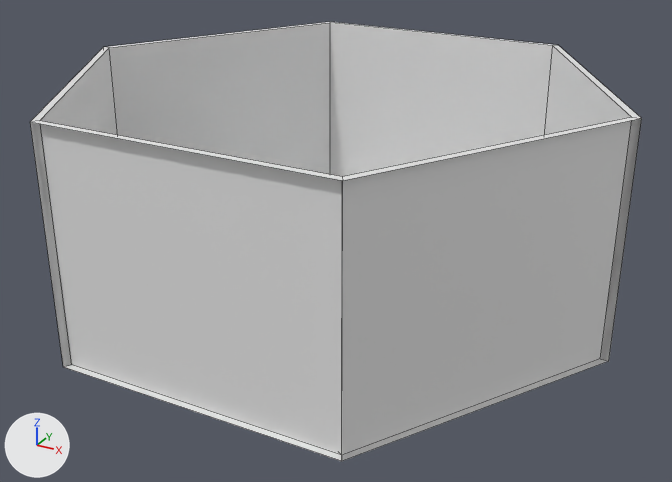
The FBX model Assets/Arts/FBX/Hexagon_Room_SplitWall.fbx as it was, and as the next commit left it.
Both versions are drawn from a 50 mm camera at (6.84, -12.38, 7.16) aimed at (0.18, -0.28, 1.1). The axes (+X, +Y, +Z) are drawn at lower left. The lights are the same throughout. Mesh edges are drawn as thin lines. Materials are left out; every surface is plain grey. Where no turn or scale is listed for an object, it has been applied to the vertices.

In view in the first picture: 'Hexagon_Wall_1', 'Hexagon_Wall_2', 'Hexagon_Wall_3', 'Hexagon_Wall_4', 'Hexagon_Wall_5', 'Hexagon_Wall_6'.
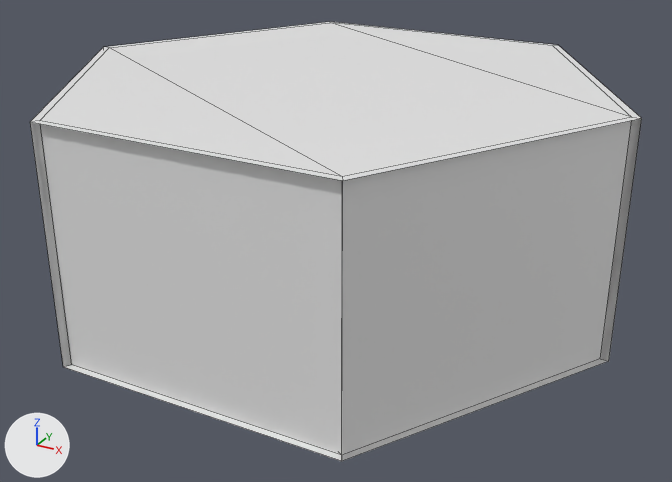
Changed parts and their boxes [x1, y1, x2, y2] in the pictures (672 x 482 px):
'Hexagon_Floor', reshaped (not visible before)
    after: [40, 23, 631, 177]
'Hexagon_Wall_1', unchanged, covered by the edit
    before: [330, 22, 555, 177]
    after: [330, 22, 555, 46]
'Hexagon_Wall_6', unchanged, covered by the edit
    before: [107, 22, 330, 174]
    after: [107, 22, 330, 48]
'Hexagon_Wall_2', unchanged, covered by the edit
    before: [544, 45, 641, 361]
    after: [553, 45, 641, 361]
'Hexagon_Wall_5', unchanged, covered by the edit
    before: [30, 47, 118, 367]
    after: [30, 47, 109, 367]

The change in detail:
me_hexagon_floor has 6 vertices, 3 faces and spans x -4.5..4.5, y -3.9..3.9, z 0.0.
me_hexagon_floor is used by ob_hexagon_floor; location (0.0, 0.0, 0.0).
me_hexagon_floor part 1: the loose piece of 6 vertices spanning x -4.5..4.5, y -3.9..3.9, z 0.0 is copied, and the copy is moved by (0.0, 0.0, 3.7); it spans x -4.5..4.5, y -3.9..3.9, z 3.7.
